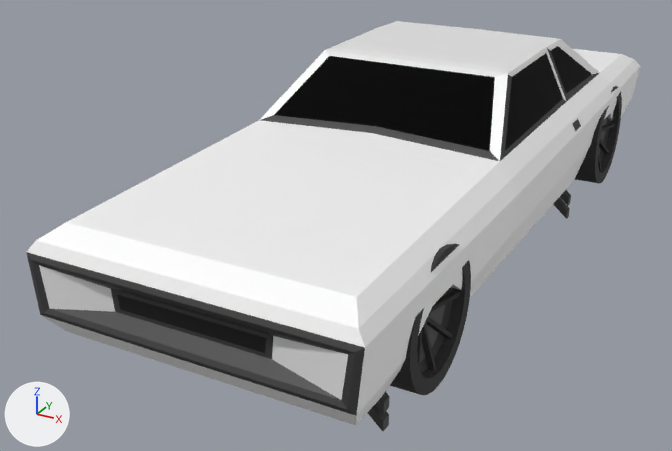
An edit to the glTF model carswitcher/1.0.1/assets/spookycar2.glb, drawn before and after from the same camera.
Rendered twice from a 50 mm lens placed at (2.08, -4.63, 1.75), pointed at (-0.36, -0.18, -0.47). Lighting does not change. The marker at lower left points along +X, +Y and +Z. Objects named as collision shapes, trigger or cutter boxes, shadow casters or lower levels of detail are left out. Where no turn or scale is listed for an object, it has been applied to the vertices. Vertices at the same position are counted once.

Names of what the first picture shows: 'Body', 'SuspensionBL', 'SuspensionFL', 'WheelBL', 'WheelFL'.
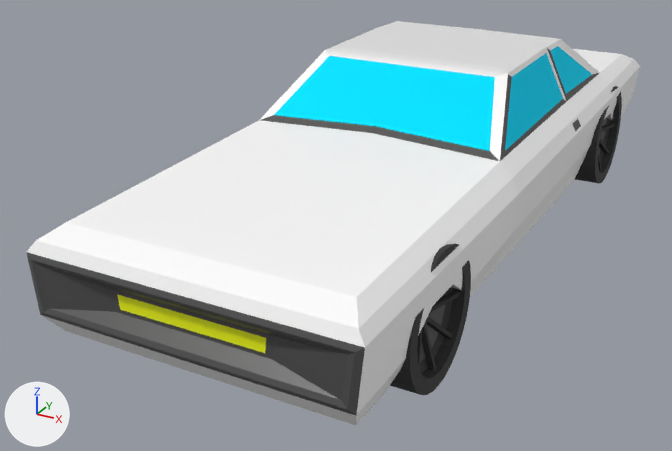
Location of each change, [x1, y1, x2, y2] in pixels of the pictures (672 x 451 px):
'Body', recoloured: [26, 43, 638, 415] in both
'SuspensionFL', rescaled (not visible afterwards): before [368, 391, 390, 431]
'SuspensionBL', rescaled (not visible afterwards): before [553, 190, 571, 219]
part 1 of me_cube_001, recoloured (grey to black): [39, 265, 348, 400] in both
part 2 of me_cube_001, recoloured (black to yellow): [117, 294, 266, 353] in both

The change, as a list of edits to the scene's bpy script:
```text
Change mat_glass:
    mat_glass.base_color: (0.0, 0.0, 0.0) -> (0.0, 0.764, 1.0)  # black #000000 -> cyan #00e2ff
Add mat_headlights:
    mat_headlights = principled_material('Headlights')
    mat_headlights.base_color = (0.913, 1.0, 0.0)  # yellow #f5ff00
Change me_cube_001:
    where me_cube_001.from_pydata(...)  # 247 vertices, 485 faces; spans x -0.81..0.81, y -2.12..2.44, z -0.25..0.72
    used by ob_body; location = (0.0, 0.0, -0.193)
    remove me_cube_001.materials.append(mat_main_001)  # white #ffffff
    me_cube_001 part 1: all 4 faces that had it switch from no material to mat_metal_003 (dark grey #4e4e4e)
    me_cube_001 part 2: all 4 faces that had it switch from mat_material_002 (black #000000) to mat_headlights (yellow #f5ff00)
    remove me_cube_001.materials.append(mat_metal_001)  # dark grey #4e4e4e
    add me_cube_001.materials.append(mat_main_002)  # white #ffffff
Change ob_suspensionbl:
    ob_suspensionbl.scale: (1.0, 1.0, 1.0) -> (0.0, 0.0, 0.0)
Change ob_suspensionfl:
    ob_suspensionfl.scale: (1.0, 1.0, 1.0) -> (0.0, 0.0, 0.0)
```
